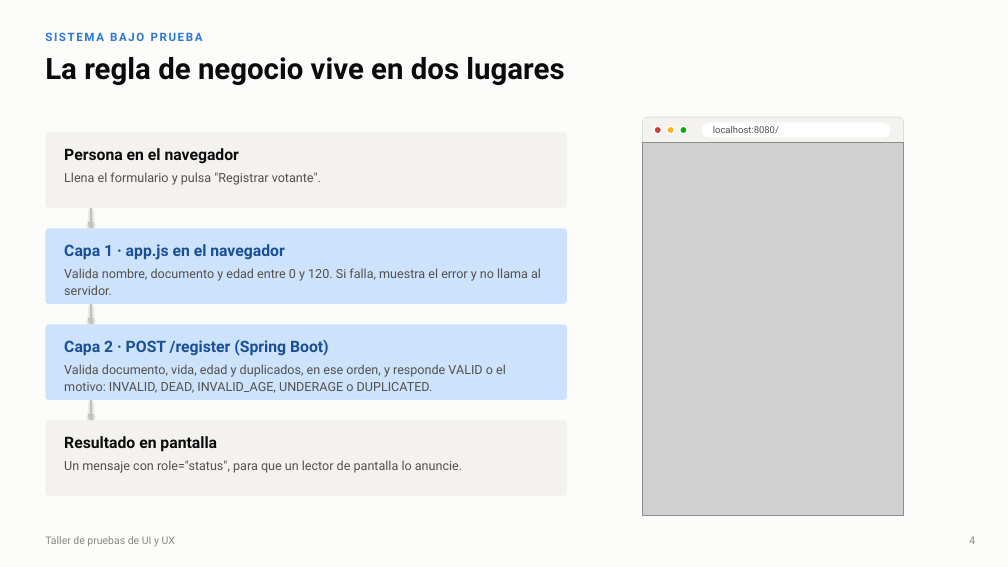
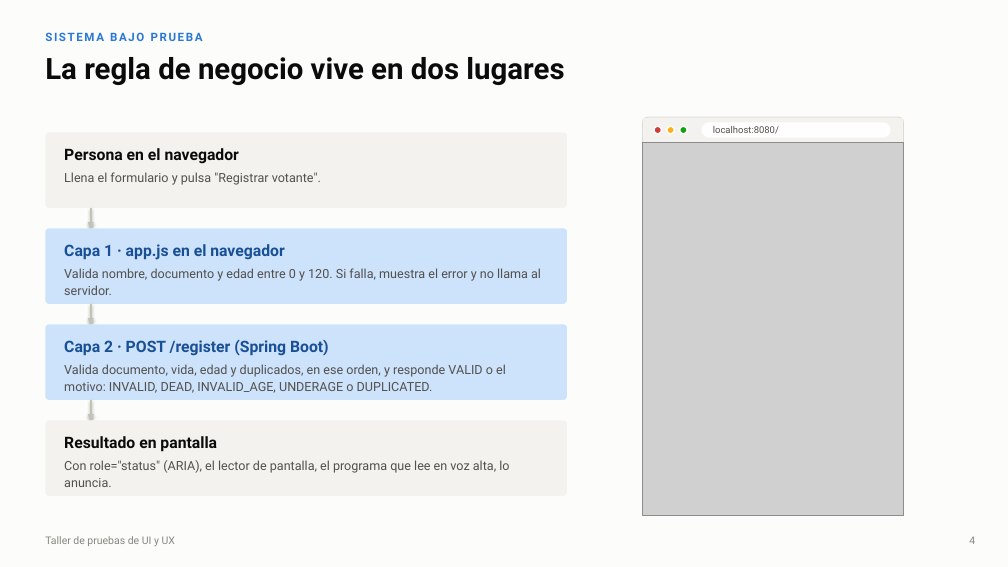
Before and after one commit to CesarAVegaF312/TYVS-Taller_Pruebas_de_UX, a slide deck: slide 4 of Pruebas de UI y UX.pptx. Drawn at 1008x567 pixels with LibreOffice and Linux fonts; fonts in the diff are those of the drawing; grey boxes stand for pictures. Boxes give left, top, right and bottom in pixels: in the first picture for what was removed or moved away, otherwise in the second. Text is boxed around its words. In the diff, an @@ line names an element or a change of style, - is before the commit and + after.

```diff
--- a/Pruebas de UI y UX.pptx
+++ b/Pruebas de UI y UX.pptx
@@ text at <box>64,460,509,487</box>: text changed @@
-Un mensaje con role="status", para que un lector de pantalla lo anuncie.
+Con role="status" (ARIA), el lector de pantalla, el programa que lee en voz alta, lo anuncia.
```
Also in this commit, not shown: 18 other slides changed, 2 slides added, 1 other file.
